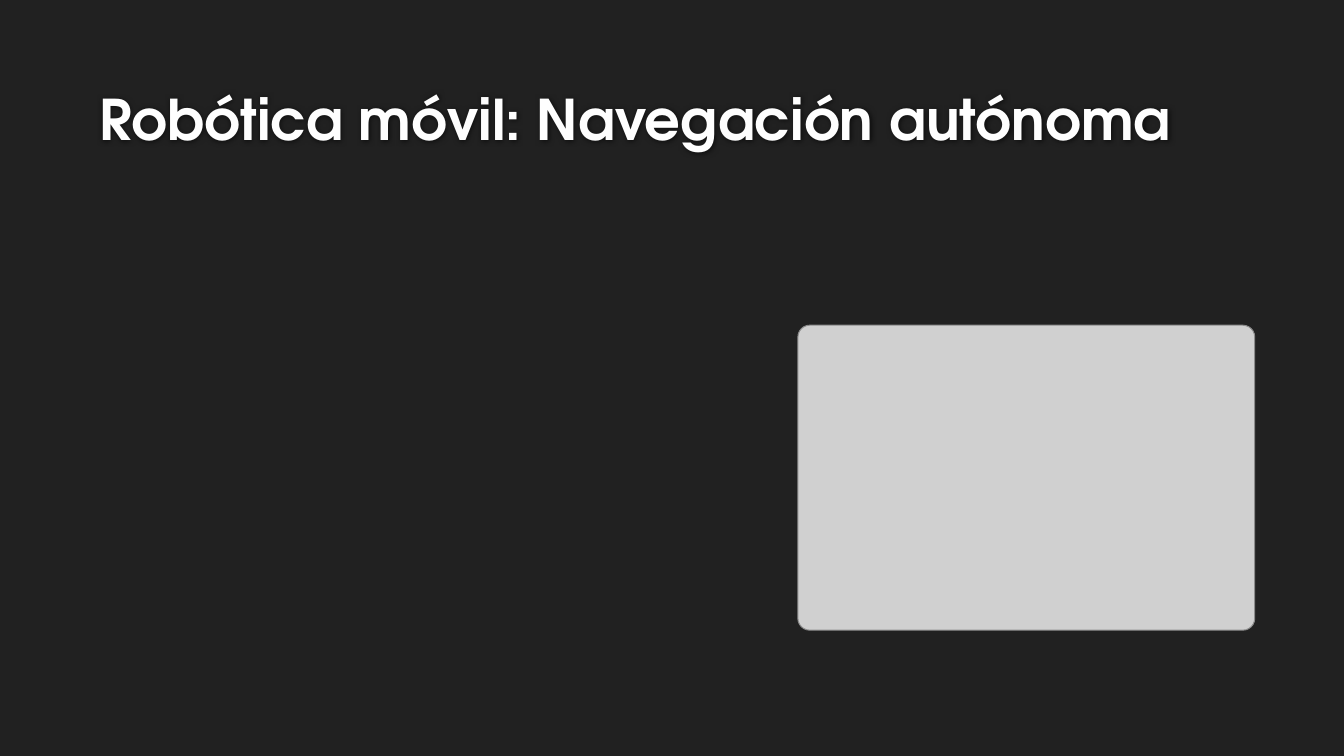
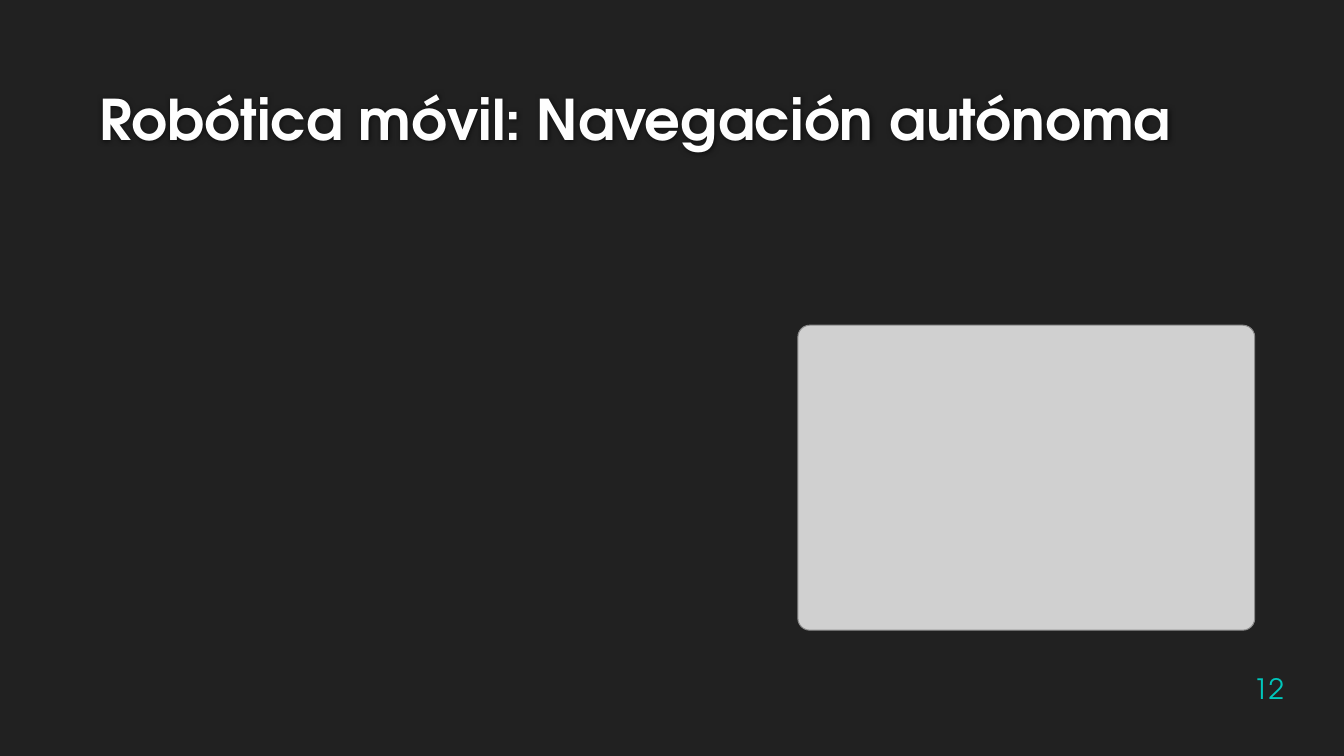
Before and after one commit to Zigic23/TFG-RobotSiguelineas, a slide deck: slide 12 of Presentación/Presentacion TFG.pptx (slide 10 before the commit). Drawn at 1344x756 pixels with LibreOffice and Linux fonts; fonts in the diff are those of the drawing; grey boxes stand for pictures; background and template pictures are left out. Boxes give left, top, right and bottom in pixels: in the first picture for what was removed or moved away, otherwise in the second. Text is boxed around its words. In the diff, an @@ line names an element or a change of style, - is before the commit and + after.

```diff
--- a/Presentación/Presentacion TFG.pptx
+++ b/Presentación/Presentacion TFG.pptx
@@ page number added at (1253, 678, 1284, 699), 20 pt, text #00C6BB @@
+12
```
Also in this commit, not shown: 16 other slides changed, 11 slides added, 2 slides removed, 4 other files.
